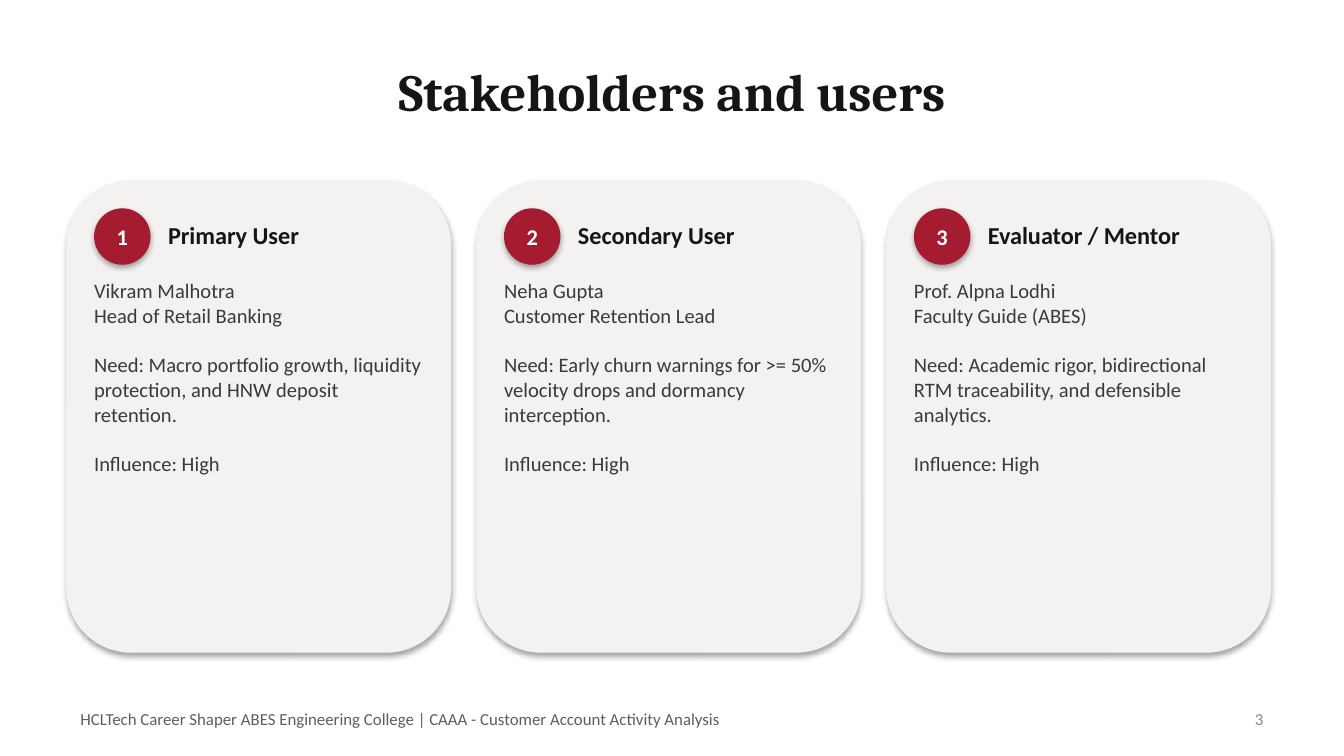
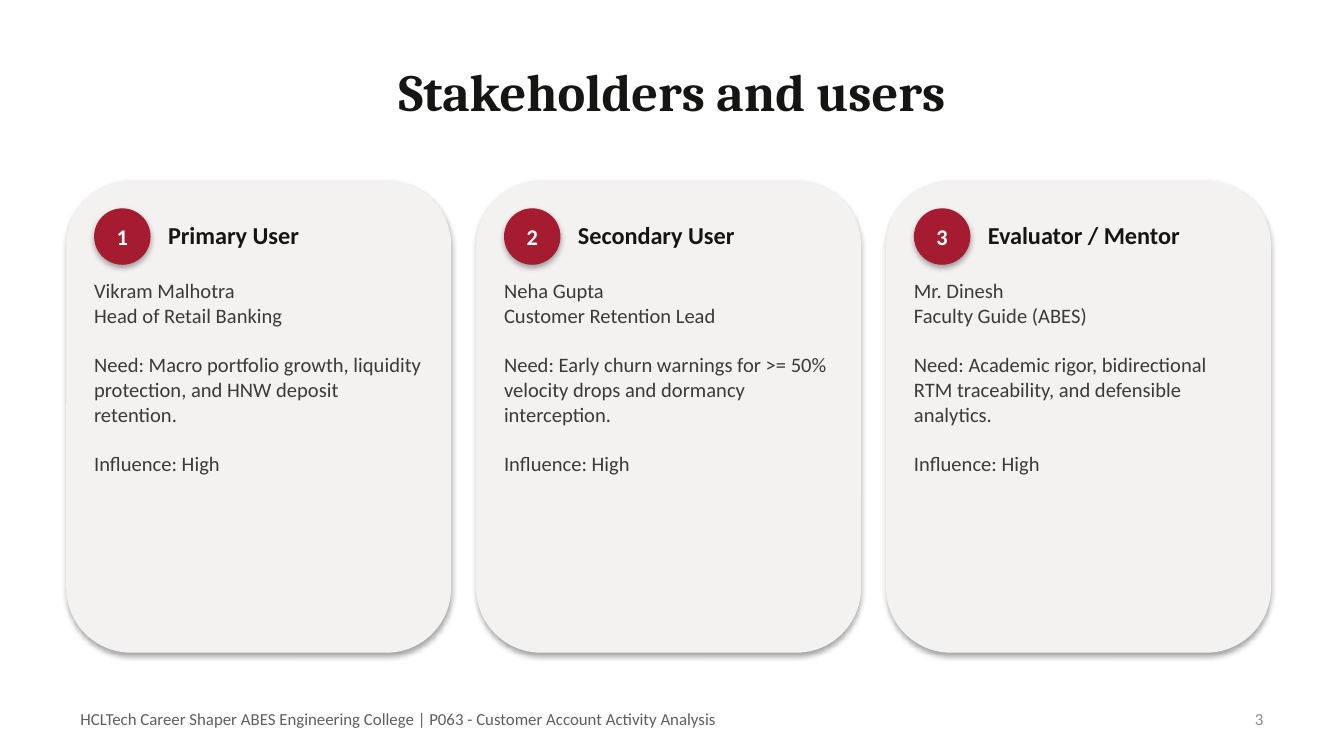
Before and after one commit to DeveshCodes07/Customer-Account-Activity-Analysis, a slide deck: slide 3 of docs/18_CAAA_Presentation.pptx. Drawn at 1344x756 pixels with LibreOffice and Linux fonts; fonts in the diff are those of the drawing. Boxes give left, top, right and bottom in pixels: in the first picture for what was removed or moved away, otherwise in the second. Text is boxed around its words. In the diff, an @@ line names an element or a change of style, - is before the commit and + after.

Commit message:
METADATA: Update Roll No (2500320140050), Batch (Batch 01), Project ID (P063), and Mentor (Mr. Dinesh - Data Analytics)

```diff
--- a/docs/18_CAAA_Presentation.pptx
+++ b/docs/18_CAAA_Presentation.pptx
@@ text at bbox=[914, 283, 1207, 475]: text changed @@
-Prof. Alpna Lodhi
-Faculty Guide (ABES)
-Need: Academic rigor, bidirectional RTM traceability, and defensible analytics.
-Influence: High
+Mr. Dinesh
+Faculty Guide (ABES)
+Need: Academic rigor, bidirectional RTM traceability, and defensible analytics.
+Influence: High
@@ text at bbox=[80, 713, 716, 728]: text changed @@
-HCLTech Career Shaper ABES Engineering College | CAAA - Customer Account Activity Analysis
+HCLTech Career Shaper ABES Engineering College | P063 - Customer Account Activity Analysis
```
Also in this commit, not shown: 10 other slides changed, 59 other files.
